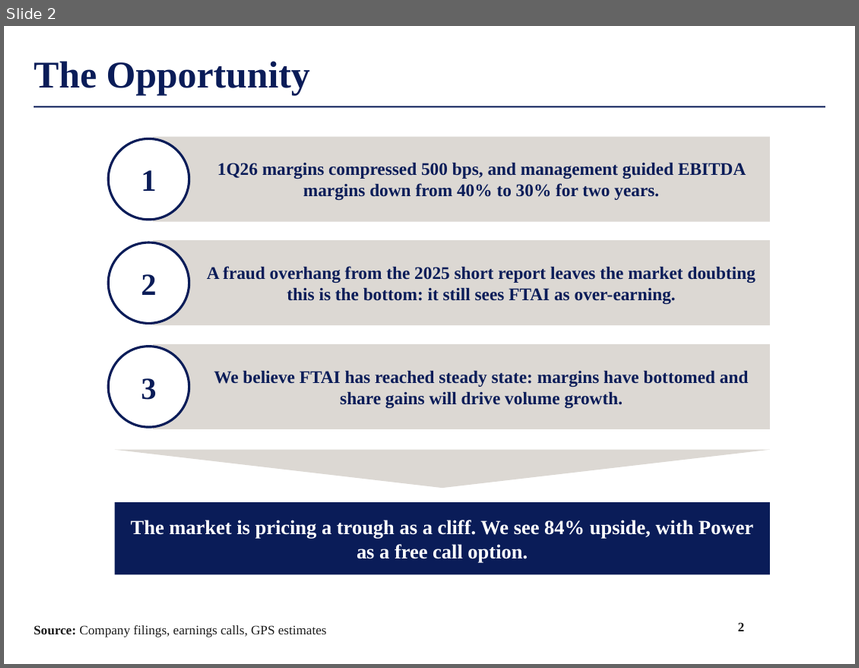
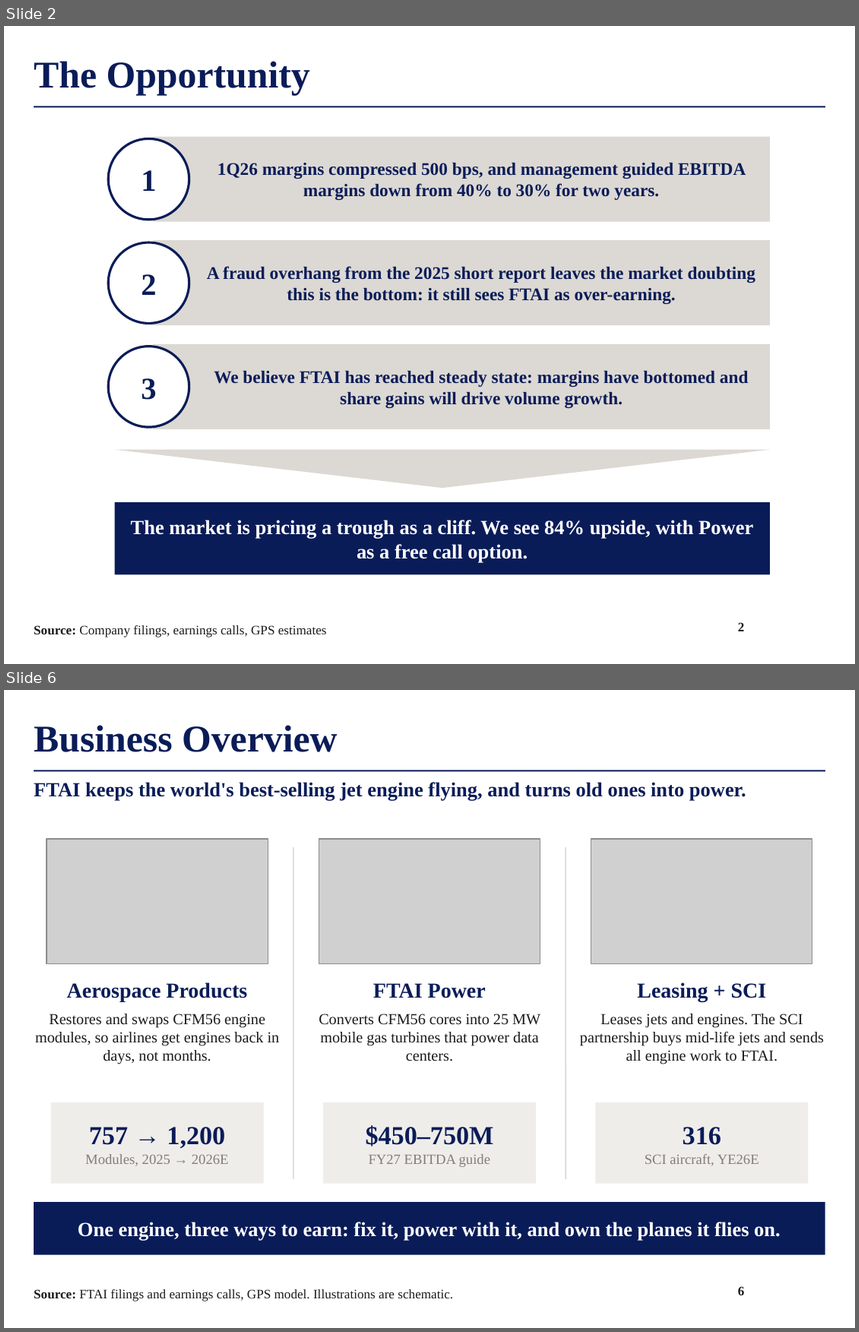
Before and after one commit to maxlsmls-dot/SPOT, a slide deck: deck/FTAI_Long_Pitch.pptx. Shown one above the other, each under a label of ours: slide 2 before the commit, slides 2 and 6 after it; the slides between them are not shown. The pictures are 859x668 and 859x1332 pixels, drawn with LibreOffice and Linux fonts; fonts in the diff are those of the drawing; grey boxes stand for pictures; background and template pictures are left out. Boxes give left, top, right and bottom in pixels: in the first picture for what was removed or moved away, otherwise in the second. Text is boxed around its words. In the diff, an @@ line names an element or a change of style, - is before the commit and + after.

```diff
--- a/deck/FTAI_Long_Pitch.pptx
+++ b/deck/FTAI_Long_Pitch.pptx
@@ slide 6 added at <box>4,690,855,1328</box>, background #FFFFFF; not listed: 1 template element that a slide beside it also shows @@
@@ title added at <box>34,725,338,752</box>, 32 pt, text #0A1C58, bold @@
+Business Overview
@@ text added at <box>34,782,747,801</box>, 17 pt, text #0A1C58, bold @@
+FTAI keeps the world's best-selling jet engine flying, and turns old ones into power.
@@ picture added at <box>47,839,268,964</box> @@
@@ line added from (294, 847) to (294, 1179), #DCD8D3 1 pt @@
@@ picture added at <box>319,839,541,964</box> @@
@@ line added from (566, 847) to (566, 1179), #DCD8D3 1 pt @@
@@ picture added at <box>591,839,813,964</box> @@
@@ text added at <box>67,983,247,1002</box>, 18 pt, text #0A1C58, bold @@
+Aerospace Products
@@ text added at <box>373,983,486,999</box>, 18 pt, text #0A1C58, bold @@
+FTAI Power
@@ text added at <box>637,983,767,1002</box>, 18 pt, text #0A1C58, bold @@
+Leasing + SCI
@@ text added at <box>35,1014,280,1065</box>, 13 pt, text #1A1A1A @@
+Restores and swaps CFM56 engine modules, so airlines get engines back in days, not months.
@@ text added at <box>319,1014,541,1062</box>, 13 pt, text #1A1A1A @@
+Converts CFM56 cores into 25 MW mobile gas turbines that power data centers.
@@ text added at <box>580,1014,824,1065</box>, 13 pt, text #1A1A1A @@
+Leases jets and engines. The SCI partnership buys mid-life jets and sends all engine work to FTAI.
@@ rectangle added at <box>51,1103,264,1184</box>, fill #EFEDEA, 12 pt, text #847C7A @@
+757 → 1,200
+Modules, 2025 → 2026E
@@ rectangle added at <box>323,1103,536,1184</box>, fill #EFEDEA, 12 pt, text #847C7A @@
+$450–750M
+FY27 EBITDA guide
@@ rectangle added at <box>595,1103,808,1184</box>, fill #EFEDEA, 12 pt, text #847C7A @@
+316
+SCI aircraft, YE26E
@@ rectangle added at <box>34,1202,826,1255</box>, fill #0A1C58, 17 pt, text #FFFFFF, bold @@
+One engine, three ways to earn: fix it, power with it, and own the planes it flies on.
@@ text added at <box>34,1290,453,1302</box>, 11 pt, text #1A1A1A @@
+Source: FTAI filings and earnings calls, GPS model. Illustrations are schematic.
@@ page number added at <box>738,1287,745,1296</box>, 11 pt, text #1A1A1A, bold @@
+6
```
Also in this commit, not shown: 1 other slide added, 5 other files.
